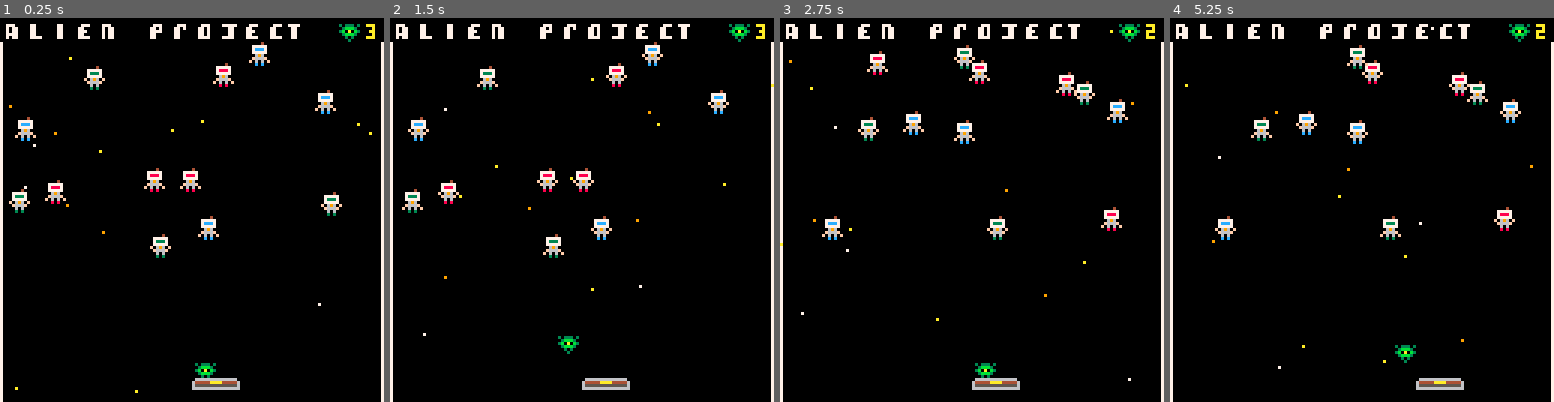
Above: before the commit, frames 1-4 (left to right).
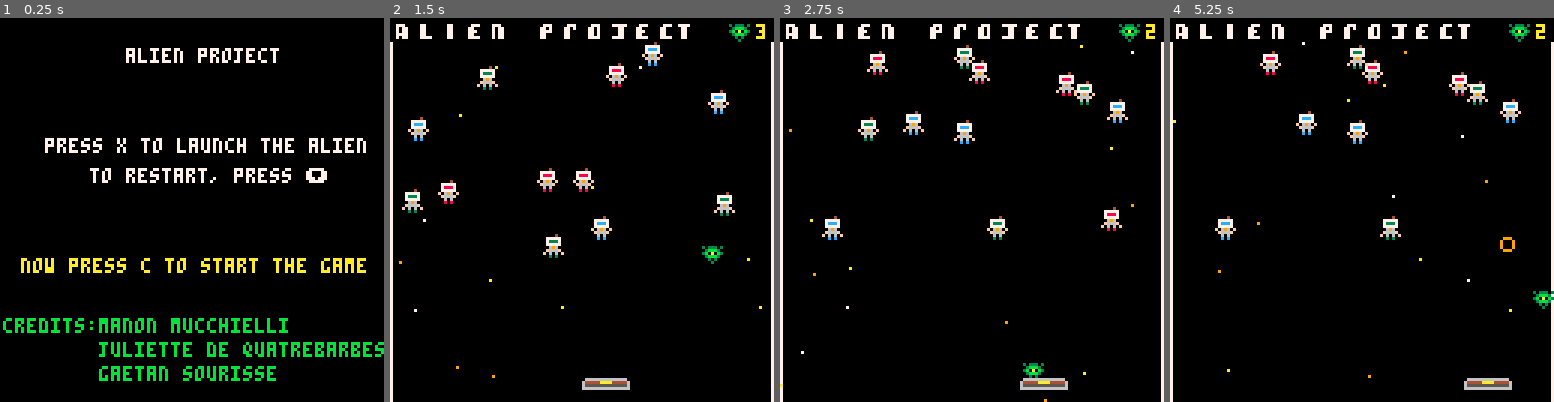
Above: after the commit, the same moments.

Repository: adatechschool/alienproject
Game: PICO-8 cartridge alienproject.p8
Two runs of this game, one before a commit and one after it. Both use one fixed random seed, a clock stepped at 60 frames per second and the inputs below.
Inputs:
- Up to frame 1 (0.25 s): no input
- Up to frame 2 (1.5 s): tap X (X key) at 0.33, 1.07 s; tap O (Z key) at 0.7 s
- Up to frame 3 (2.75 s): hold Right 1.6-2.1 s; tap O (Z key) at 1.7, 2.1, 2.5 s; tap X (X key) at 1.85 s; hold Right from 2.47 s (still down)
- Up to frame 4 (5.25 s): tap O (Z key) every 0.4 s from 2.9 to 4.9 s; tap X (X key) at 2.97, 4.08, 5.2 s; release Right at 3.03 s; hold Left 3.08-3.58 s; hold Down 3.63-3.97 s; hold Right 4.02-4.68 s; hold Left from 5.08 s (still down)

The runs differ from the first frame. In frame 1, 13% of the frame differs, in the area x 0-100%, y 1-100%; in frame 2, 0.6%; in frame 3, 1.2%; in frame 4, 1.8%.

Commit message:
version finalegit add .!

Diff:
--- a/alienproject.p8
+++ b/alienproject.p8
@@ -23,10 +23,282 @@
 	astronautes={astro1,astro2,astro3,astro4,astro5,astro6,astro7,astro8,astro9,astro10,astro11,astro12}
 	create_stars()
 	explosions={}
-end
-
-
+
+end
+
+mode="start"
 function _update()
+	if mode=="game" then
+		update_game()
+	elseif mode=="start" then
+		update_start()
+	end
+
+end
+
+function _draw()
+	if mode=="game" then
+		draw_game()
+	elseif mode=="start" then
+		draw_start()
+	end
+end
+-->8
+-- collision
+
+function collision(a,b)
+	if a.x>b.x+8
+	or a.y>b.y+8
+	or a.x+8<b.x
+	or a.y+8<b.y then
+		return false
+	else
+		return true
+	end
+end
+
+function collision2(alien,bar)
+	if alien.x>bar.x+16
+	or alien.y>bar.y
+	or alien.x+8<bar.x
+	or alien.y+8<bar.y then
+		return false
+	else
+		return true
+	end
+end
+
+
+-->8
+
+
+-->8
+-- rebond
+
+function bounce()
+		alien.x += dx
+		alien.y += dy
+		if alien.x<0
+	 or alien.x>120
+	 or collision(alien,astro1)
+	 or collision(alien,astro2)
+	 or collision(alien,astro3)
+	 or collision(alien,astro4)
+	 or collision(alien,astro5)
+	 or collision(alien,astro6)
+	 or collision(alien,astro7)
+	 or collision(alien,astro8)
+	 or collision(alien,astro9)
+	 or collision(alien,astro10)
+	 or collision(alien,astro11)
+	 or collision(alien,astro12) then
+			dx=-dx
+		end
+		if alien.y<8
+	 or collision2(alien,bar)
+	 or collision(alien,astro1)
+	 or collision(alien,astro2)
+	 or collision(alien,astro3)
+	 or collision(alien,astro4)
+	 or collision(alien,astro5)
+	 or collision(alien,astro6)
+	 or collision(alien,astro7)
+	 or collision(alien,astro8)
+	 or collision(alien,astro9)
+	 or collision(alien,astro10)
+	 or collision(alien,astro11)
+	 or collision(alien,astro12)	 then
+			dy=-dy
+		end
+		if collision(alien,astro1)
+	 or collision(alien,astro2)
+	 or collision(alien,astro3)
+	 or collision(alien,astro4)
+	 or collision(alien,astro5)
+	 or collision(alien,astro6)
+	 or collision(alien,astro7)
+	 or collision(alien,astro8)
+	 or collision(alien,astro9)
+	 or collision(alien,astro10)
+	 or collision(alien,astro11)
+	 or collision(alien,astro12)	then
+	 create_explosion(alien.x+4,alien.y+4)
+	 end
+end
+…(9 lines of a section not shown)…
+-->8
+--mouvement de la barre
+function movement_bar()
+	if bar.x<0 and not move_alien then
+		bar.x=0 alien.x=0
+	end
+	if bar.x>112 and not move_alien then
+	 bar.x=112 alien.x=112
+	end
+	if bar.x<0 and move_alien then
+		bar.x=0
+	end
+	if bar.x>112 and move_alien then
+		bar.x=112
+	end
+end
+-->8
+--relance du jeu et systme vie
+function show_life()
+	print(""..alien.life,122,2,10)
+	end
+
+function lost_life()
+		if alien.y>128 and alien.life==3 then
+			restart()
+		end
+		if alien.y>128 and alien.life==2 then
+			restart1()
+		end
+end
+
+function restart()
+	_init()
+	alien.life-=1
+	dx=rnd{-3,3}
+	dy=-3
+end
+
+function restart1()
+	alien={x=64,y=113,spr(3),life=1}
+	bar={x=64,y=120,spr(35)}
+	move_alien=false
+	astro1={x=rnd(112),y=(8+rnd(70)),sprite=4}
+	astro2={x=rnd(112),y=(8+rnd(70)),sprite=6}
+	astro3={x=rnd(112),y=(8+rnd(70)),sprite=8}
+	astro4={x=rnd(112),y=(8+rnd(70)),sprite=4}
+	astro5={x=rnd(112),y=(8+rnd(70)),sprite=6}
+	astro6={x=rnd(112),y=(8+rnd(70)),sprite=8}
+	astro7={x=rnd(112),y=(8+rnd(70)),sprite=4}
+	astro8={x=rnd(112),y=(8+rnd(70)),sprite=6}
+	astro9={x=rnd(112),y=(8+rnd(70)),sprite=8}
+	astro10={x=rnd(112),y=(8+rnd(70)),sprite=4}
+	astro11={x=rnd(112),y=(8+rnd(70)),sprite=6}
+	astro12={x=rnd(112),y=(8+rnd(70)),sprite=8}
+	astronautes={astro1,astro2,astro3,astro4,astro5,astro6,astro7,astro8,astro9,astro10,astro11,astro12}
+	create_stars()
+	dx=rnd{-3,3}
+	dy=-3
+end
+
+-->8
+--elimination astro
+
+function kill()
+	for astro in all(astronautes) do
+		if collision(alien,astro) then
+			astro.sprite=37
+			astro.x=-30
+			astro.y=-30
+		end
+	end
+end
+-->8
+--message gagne  et perdu
+
+function message()
+		if astro1.x==-30 and astro2.x==-30 and astro3.x==-30 and astro4.x==-30 and astro5.x==-30 and astro6.x==-30 and astro7.x==-30 and astro8.x==-30 and astro9.x==-30 and astro10.x==-30 and astro11.x==-30 and astro12.x==-30 then
+			spr(48,40,64,8,24)
+			alien.x=10
+			alien.y=10
+			if btn(⬇️) then
+				_init()
+				_update()
+				_draw()
+			end
+		end
+		if alien.y>128 and alien.life==1 then
+			alien.life=0
+		end
+		if alien.life==0 then
+			spr(57,40,64,8,56)
+		end
+		if btn(⬇️) and alien.life==0 then
+			_init()
+			_update()
+			_draw()
+		end
+end
+
+-->8
+-- animations
+
+--init stars
+function create_stars()
+	stars={}
+	for i=1,15 do
+		new_stars={
+			x=rnd(128),
+			y=rnd(128),
+			col=rnd{7,9,10},
+			speed=1+rnd(3),
+			}
+			add(stars,new_stars)
+			end
+		end
+
+-- update stars
+function update_stars()
+	for s in all(stars) do
+		s.y += s.speed
+		if s.y > 128 then
+			s.y=0
+			s.x=rnd(128)
+	 end
+ end
+end
+
+-- draw stars
+function draw_stars()
+ for s in all(stars) do
+ 	pset(s.x,s.y,s.col,s.speed)
+ 	end
+ end
+
+
+-->8
+-- explosions
+
+function create_explosion(x,y)
+	sfx(1)
+	add(explosions,{x=x,
+																	y=y,
+																	timer=0})
+end
+
+function update_explosions()
+	for e in all(explosions) do
+		e.timer+=1
+		if e.timer==13 then
+			del(explosions,e)
+		end
+	end
+end
+
+function draw_explosions()
+	circ(x,y,rayon,couleur)
+	for e in all(explosions) do
+		circ(e.x,e.y,e.timer/3,
+							8+e.timer%3)
+	end
+end
+-->8
+--update
+
+function update_game()
 	update_stars()
 	if btn(➡️)  then
 		if move_alien then
@@ -51,7 +323,16 @@
 	end
 end
 
-function _draw()
+function update_start()
+	if btnp(🅾️) then
+		mode="game"
+	end
+end
+-->8
+-- draw
+
+function draw_game()
+
 	cls()
 	map(0,0,0,0,128,128)
 	draw_stars()
@@ -74,257 +355,17 @@
 	message()
 	show_life()
 end
--->8
--- collision
-
-function collision(a,b)
-	if a.x>b.x+8
-	or a.y>b.y+8
-	or a.x+8<b.x
-	or a.y+8<b.y then
-		return false
-	else
-		return true
-	end
-end
-
-function collision2(alien,bar)
-	if alien.x>bar.x+16
-	or alien.y>bar.y
-	or alien.x+8<bar.x
-	or alien.y+8<bar.y then
-		return false
-	else
-		return true
-	end
-end
-
-
--->8
-
-
--->8
--- rebond
-
-function bounce()
-		alien.x += dx
-		alien.y += dy
-		if alien.x<0
-	 or alien.x>120
-	 or collision(alien,astro1)
-	 or collision(alien,astro2)
-	 or collision(alien,astro3)
-	 or collision(alien,astro4)
-	 or collision(alien,astro5)
-	 or collision(alien,astro6)
-	 or collision(alien,astro7)
-	 or collision(alien,astro8)
-	 or collision(alien,astro9)
-	 or collision(alien,astro10)
-	 or collision(alien,astro11)
-	 or collision(alien,astro12) then
-			dx=-dx
-		end
-		if alien.y<8
-	 or collision2(alien,bar)
-	 or collision(alien,astro1)
-	 or collision(alien,astro2)
-	 or collision(alien,astro3)
-	 or collision(alien,astro4)
-	 or collision(alien,astro5)
-	 or collision(alien,astro6)
-	 or collision(alien,astro7)
-	 or collision(alien,astro8)
-	 or collision(alien,astro9)
-	 or collision(alien,astro10)
-	 or collision(alien,astro11)
-	 or collision(alien,astro12)	 then
-			dy=-dy
-		end
-		if collision(alien,astro1)
-	 or collision(alien,astro2)
-	 or collision(alien,astro3)
-	 or collision(alien,astro4)
-	 or collision(alien,astro5)
-	 or collision(alien,astro6)
-	 or collision(alien,astro7)
-	 or collision(alien,astro8)
-	 or collision(alien,astro9)
-	 or collision(alien,astro10)
-	 or collision(alien,astro11)
-	 or collision(alien,astro12)	then
-	 create_explosion(alien.x+4,alien.y+4)
-	 end
-end
-…(9 lines of a section not shown)…
--->8
---mouvement de la barre
-function movement_bar()
-	if bar.x<0 and not move_alien then
-		bar.x=0 alien.x=0
-	end
-	if bar.x>112 and not move_alien then
-	 bar.x=112 alien.x=112
-	end
-	if bar.x<0 and move_alien then
-		bar.x=0
-	end
-	if bar.x>112 and move_alien then
-		bar.x=112
-	end
-end
--->8
---relance du jeu et systme vie
-function show_life()
-	print(""..alien.life,122,2,10)
-	end
-
-function lost_life()
-		if alien.y>128 and alien.life==3 then
-			restart()
-		end
-		if alien.y>128 and alien.life==2 then
-			restart1()
-		end
-end
-
-function restart()
-	_init()
-	alien.life-=1
-	dx=rnd{-3,3}
-	dy=-3
-end
-
-function restart1()
-	alien={x=64,y=113,spr(3),life=1}
-	bar={x=64,y=120,spr(35)}
-	move_alien=false
-	astro1={x=rnd(112),y=(8+rnd(70)),sprite=4}
-	astro2={x=rnd(112),y=(8+rnd(70)),sprite=6}
-	astro3={x=rnd(112),y=(8+rnd(70)),sprite=8}
-	astro4={x=rnd(112),y=(8+rnd(70)),sprite=4}
-	astro5={x=rnd(112),y=(8+rnd(70)),sprite=6}
-	astro6={x=rnd(112),y=(8+rnd(70)),sprite=8}
-	astro7={x=rnd(112),y=(8+rnd(70)),sprite=4}
-	astro8={x=rnd(112),y=(8+rnd(70)),sprite=6}
-	astro9={x=rnd(112),y=(8+rnd(70)),sprite=8}
-	astro10={x=rnd(112),y=(8+rnd(70)),sprite=4}
-	astro11={x=rnd(112),y=(8+rnd(70)),sprite=6}
-	astro12={x=rnd(112),y=(8+rnd(70)),sprite=8}
-	astronautes={astro1,astro2,astro3,astro4,astro5,astro6,astro7,astro8,astro9,astro10,astro11,astro12}
-	create_stars()
-	dx=rnd{-3,3}
-	dy=-3
-end
-
--->8
---elimination astro
-
-function kill()
-	for astro in all(astronautes) do
-		if collision(alien,astro) then
-			astro.sprite=37
-			astro.x=-30
-			astro.y=-30
-		end
-	end
-end
--->8
---message gagne  et perdu
-
-function message()
-		if astro1.x==-30 and astro2.x==-30 and astro3.x==-30 and astro4.x==-30 and astro5.x==-30 and astro6.x==-30 and astro7.x==-30 and astro8.x==-30 and astro9.x==-30 and astro10.x==-30 and astro11.x==-30 and astro12.x==-30 then
-			spr(48,40,64,8,24)
-			alien.x=10
-			alien.y=10
-			if btn(⬇️) then
-				_init()
-				_update()
-				_draw()
-			end
-		end
-		if alien.y>128 and alien.life==1 then
-			alien.life=0
-		end
-		if alien.life==0 then
-			spr(57,40,64,8,56)
-		end
-		if btn(⬇️) and alien.life==0 then
-			_init()
-			_update()
-			_draw()
-		end
-end
-
--->8
--- animations
-
---init stars
-function create_stars()
-	stars={}
-	for i=1,15 do
-		new_stars={
-			x=rnd(128),
-			y=rnd(128),
-			col=rnd{7,9,10},
-			speed=1+rnd(3),
-			}
-			add(stars,new_stars)
-			end
-		end
-
--- update stars
-function update_stars()
-	for s in all(stars) do
-		s.y += s.speed
-		if s.y > 128 then
-			s.y=0
-			s.x=rnd(128)
-	 end
- end
-end
-
--- draw stars
-function draw_stars()
- for s in all(stars) do
- 	pset(s.x,s.y,s.col,s.speed)
- 	end
- end
-
-
--->8
--- explosions
-
-function create_explosion(x,y)
-	sfx(1)
-	add(explosions,{x=x,
-																	y=y,
-																	timer=0})
-end
-
-function update_explosions()
-	for e in all(explosions) do
-		e.timer+=1
-		if e.timer==13 then
-			del(explosions,e)
-		end
-	end
-end
-
-function draw_explosions()
-	circ(x,y,rayon,couleur)
-	for e in all(explosions) do
-		circ(e.x,e.y,e.timer/3,
-							8+e.timer%3)
-	end
+
+
+function draw_start()
+	cls(0)
+	print("alien project",42,10,7)
+	print("press x to launch the alien",15,40,7)
+	print("to restart, press ⬇️",30,50,7)
+	print("now press c to start the game",7,80,10)
+	print("credits:manon mucchielli",1,100,11)
+	print("       juliette de quatrebarbes",5,108,11)
+	print("       gaetan sourisse",5,116,11)
 end
 __gfx__
 00000000000000000000000000000000000040000000040000004000000004000000400000000400000000007000000077777777000000077777777777777777
